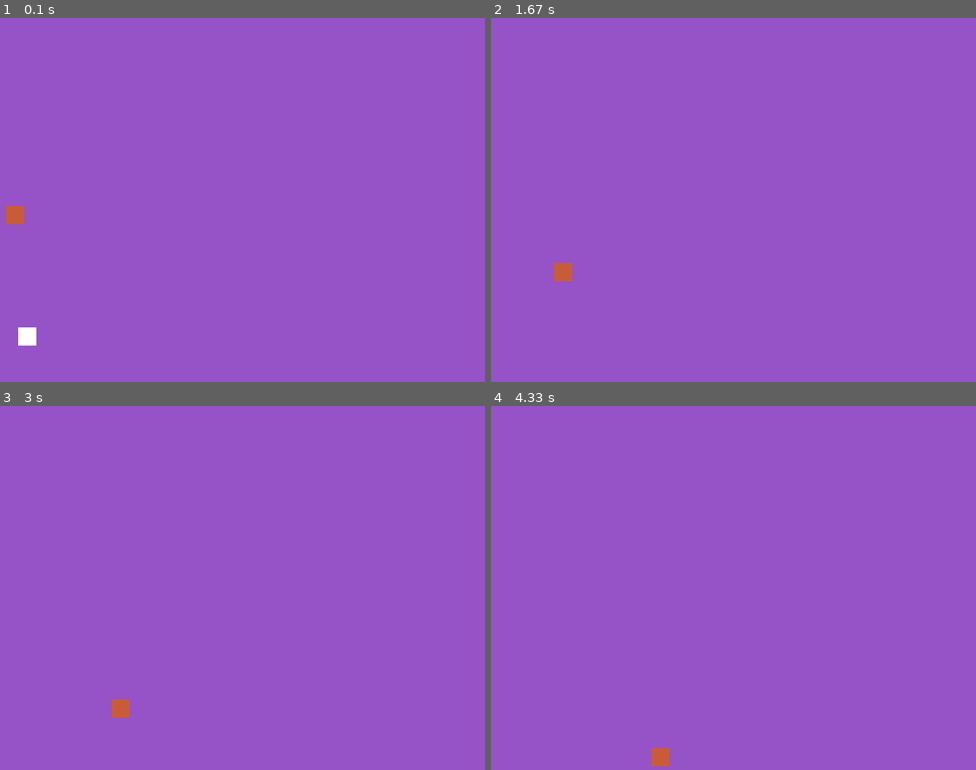
Above: before the commit, frames 1-4 (two rows, left to right).
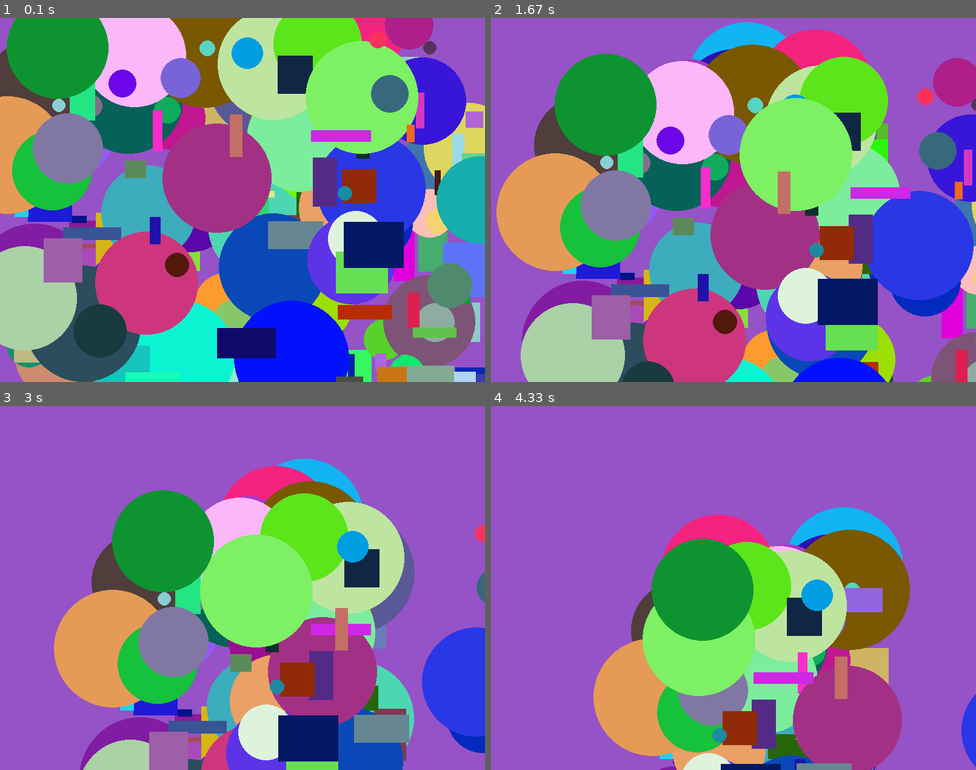
Above: after the commit, the same moments.

Repository: FerAguayo/introduccion_pygame
Game: pygame game, started from main.py
Same seed, same stepped clock (60 frames per second), same inputs: the game is played once before the commit and once after it.
Inputs:
- Up to frame 1 (0.1 s): no input
- Up to frame 2 (1.67 s): no input
- Up to frame 3 (3 s): no input
- Up to frame 4 (4.33 s): no input

The runs differ from the first frame. In frame 1, 94% of the frame differs, in the area x 0-100%, y 0-100%; in frame 2, 77%; in frame 3, 53%; in frame 4, 37%.

Commit message:
Creación de clase Figura para tener todo más limpio y generación random de objetos en pantalla

Diff:
--- a/ejemplos.py
+++ b/ejemplos.py
@@ -1,3 +1,4 @@
+"""
 class Persona:
     def __init__(self,nombre,apellido,saludo,email):
         self.nombre = nombre
@@ -10,3 +11,8 @@
         return f"Nombre:{self.nombre},Apellido:{self.apellido},Saludo:{self.saludo},Email:{self.email}"
 
 objPersona = Persona("Jose","Perez","Hello","j@email.com")
+"""
+import random
+
+for i in range(1,100):
+    print(random.randint(2,90))
--- a/figura_class.py
+++ b/figura_class.py
@@ -1,14 +1,16 @@
 import pygame as pg
 
-class Rectangulo:
-    def __init__(self,pos_x,pos_y,color=(255,255,255),w=30,h=30):
+class Figura:
+    def __init__(self,pos_x,pos_y,color=(255,255,255),w=30,h=30,radio=30):
         self.pos_x= pos_x
         self.pos_y= pos_y
         self.color= color
         self.w= w
         self.h = h
+        self.radio= radio
         self.vx= 1
         self.vy = 1
+
 
     def mover(self,x_max,y_max):
         self.pos_x = self.pos_x + self.vx
@@ -18,5 +20,8 @@
         if self.pos_x == 0 or self.pos_x == y_max:
             self.vx= self.vx*-1
 
-    def dibujar(self,sourface):
-        pg.draw.rect(sourface,self.color,(self.pos_x,self.pos_y,self.w,self.h))
+    def dibujar_rectangulo(self,surface):
+        pg.draw.rect(surface,self.color,(self.pos_x,self.pos_y,self.w,self.h))
+
+    def dibujar_circulo(self,pantalla):
+        pg.draw.circle(pantalla,self.color,(self.pos_x,self.pos_y),self.radio)
--- a/main.py
+++ b/main.py
@@ -1,16 +1,30 @@
 import pygame as pg
-from figura_class import Rectangulo
+from figura_class import Figura
+import random as ra
 #Inicializar todos los módulos de pygame, patallas, objetos, eventos, sonidos, etc
 pg.init()
 x_pos=800
 y_pos=600
-#Crear pantallas o sourceface
+
+
+
+#Crear pantallas o surface
 pantalla = pg.display.set_mode((x_pos,y_pos)) #Definición del tamaño de pantalla en una tupla con la resolución
 pg.display.set_caption("Intro Pygame") #Agrega un título en string a la ventana de juego
 
 game_over = True
-rectangulo_1= Rectangulo(0,300,(201,92,56))
-rectangulo_2= Rectangulo(20,500)
+rectangulo_1= Figura(0,300,color=(201,92,56))
+rectangulo_2= Figura(20,500)
+rectangulo_3= Figura(0,400,color=(222,22,55))
+
+circulo1= Figura(40,25,(123,23,26),radio=20)
+
+lista_circulos=[]
+lista_rectangulos=[]
+for i in range(1,101):
+    lista_circulos.append(Figura(ra.randint(0,800),ra.randint(0,600),color=(ra.randint(0,255),ra.randint(0,255),ra.randint(0,255)), radio= ra.randint(10,100)))
+    lista_rectangulos.append(Figura(ra.randint(0,800),ra.randint(0,600),color=(ra.randint(0,255),ra.randint(0,255),ra.randint(0,255)), w= ra.randint(10,100),h=ra.randint(10,100)))
+
 while game_over:
     for eventos in pg.event.get(): #Capturar todos los eventos miéntras se ejecuta el bucle
         print(eventos)
@@ -19,12 +33,19 @@
 
     pantalla.fill((150, 82, 199)) #Asignar el color de pantalla en RGB
 
-    rectangulo_1.mover(x_pos,y_pos)
-    rectangulo_2.mover(x_pos,y_pos)
+    #Recorremos la lista de circulos y rectángulos cargadas y llamamos a los metodos de mover y dibujar para que muestre en pantalla
+
+    for i in range(0,100):
+        lista_circulos[i].mover(x_pos,y_pos)
+        lista_rectangulos[i].mover(x_pos,y_pos)
+        lista_circulos[i].dibujar_circulo(pantalla)
+        lista_rectangulos[i].dibujar_rectangulo(pantalla)
+
+
+
     #Agregar objetos a la pantalla
     #draw.rect(surface, color en rgb, posiciones(posicionX, posicionY, tamañoX,tamañoY)
-    rectangulo_1.dibujar(pantalla)
-    rectangulo_2.dibujar(pantalla)
+
 
     pg.display.flip() #Función para recargar todo la configuración de pantalla
 
--- /dev/null
+++ b/old_figura_class.py
@@ -0,0 +1,42 @@
+import pygame as pg
+
+class Rectangulo:
+    def __init__(self,pos_x,pos_y,color=(255,255,255),w=30,h=30):
+        self.pos_x= pos_x
+        self.pos_y= pos_y
+        self.color= color
+        self.w= w
+        self.h = h
+        self.vx= 1
+        self.vy = 1
+
+    def mover(self,x_max,y_max):
+        self.pos_x = self.pos_x + self.vx
+        self.pos_y = self.pos_y + self.vy
+        if self.pos_y == 0 or self.pos_y == x_max:
+            self.vy= self.vy*-1
+        if self.pos_x == 0 or self.pos_x == y_max:
+            self.vx= self.vx*-1
+
+    def dibujar(self,surface):
+        pg.draw.rect(surface,self.color,(self.pos_x,self.pos_y,self.w,self.h))
+
+class Circulo:
+    def __init__(self,pos_x,pos_y,color=(255,255,255),radio=30):
+        self.pos_x=pos_x
+        self.pos_y=pos_y
+        self.color=color
+        self.radio=radio
+        self.vx = 1
+        self.vy = 1
+
+    def mover(self,x_max,y_max):
+        self.pos_x = self.pos_x + self.vx
+        self.pos_y = self.pos_y + self.vy
+        if self.pos_y == 0 or self.pos_y == x_max:
+            self.vy= self.vy*-1
+        if self.pos_x == 0 or self.pos_x == y_max:
+            self.vx= self.vx*-1
+
+    def dibujar(self,pantalla):
+        pg.draw.circle(pantalla,self.color,(self.pos_x,self.pos_y),self.radio)
